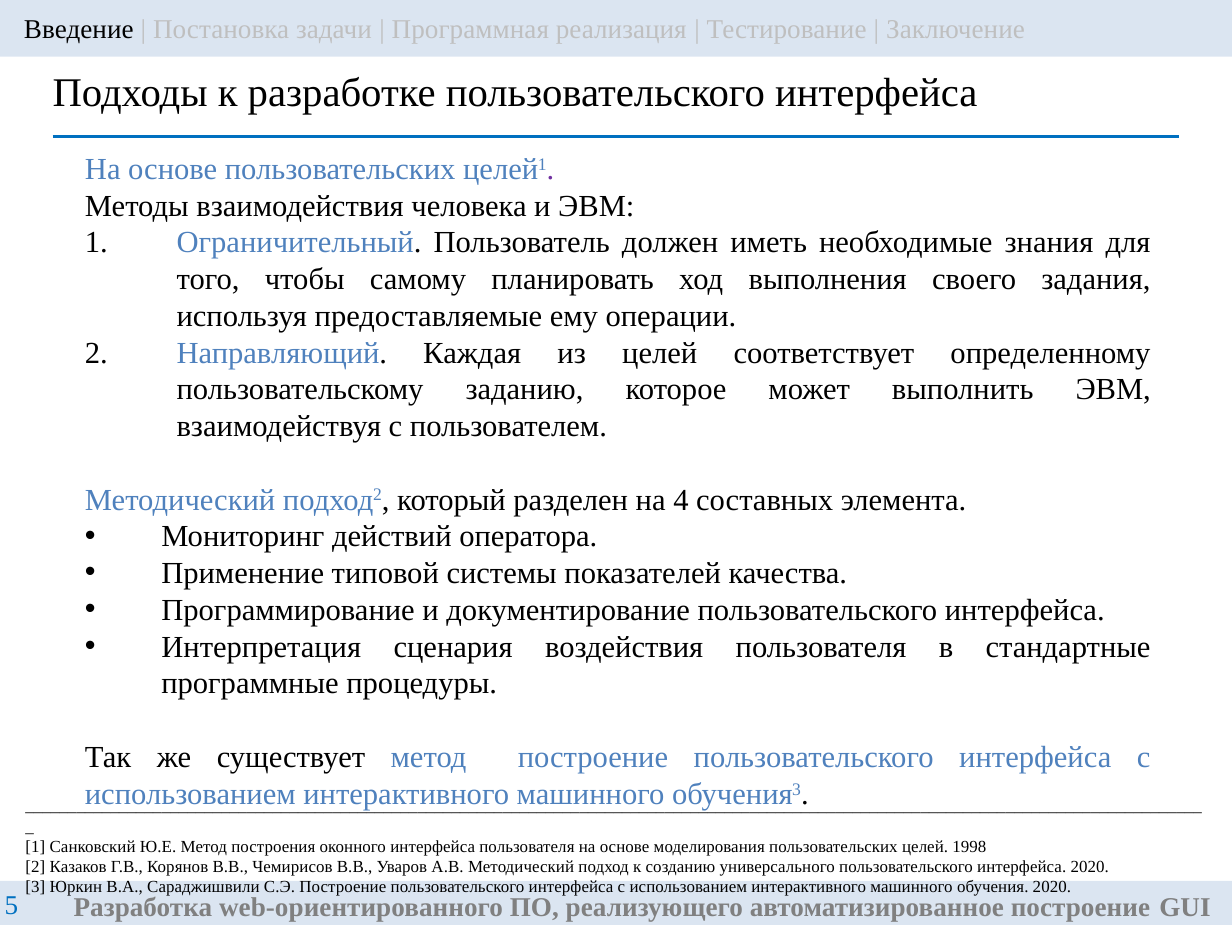
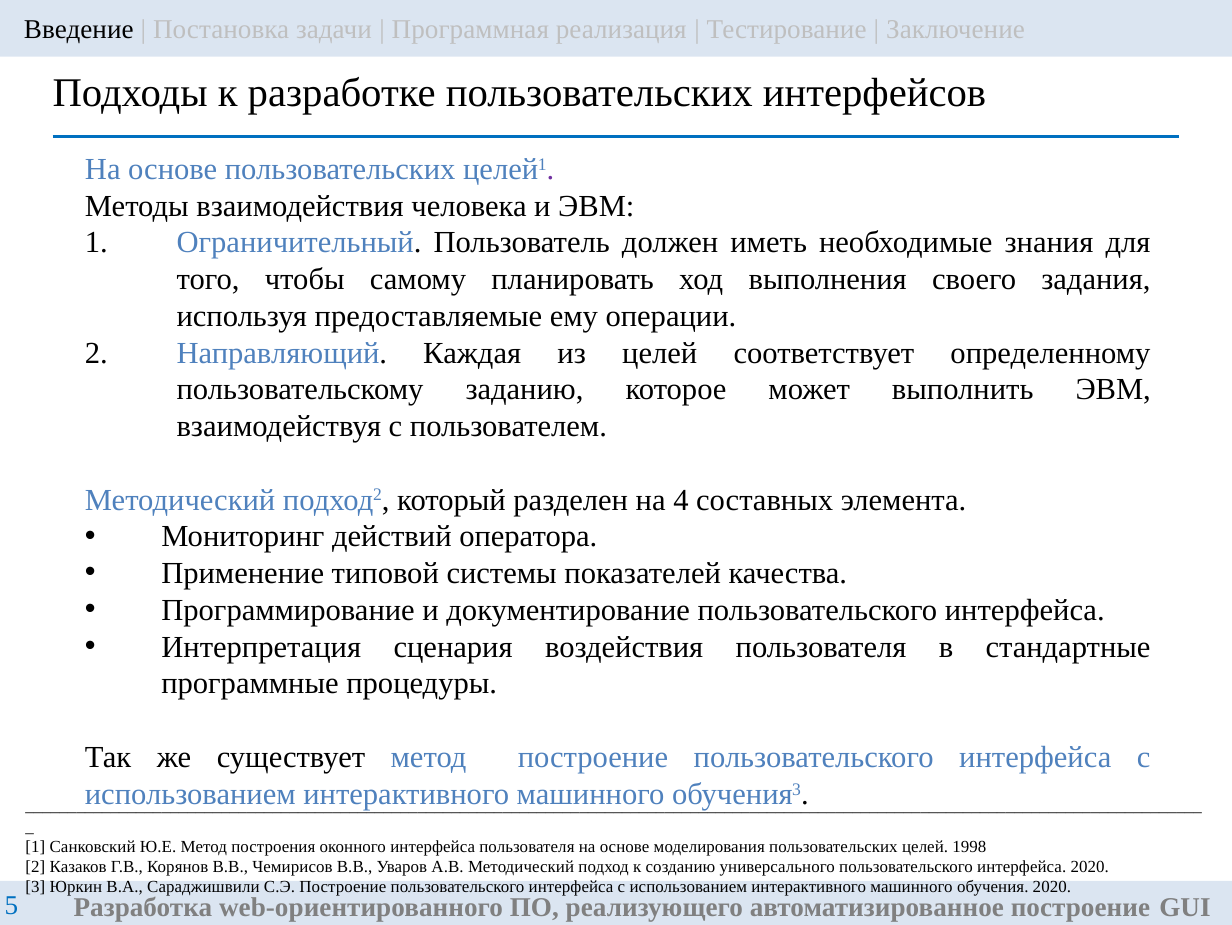
Before and after one commit to ITesserakt/Kodept, a slide deck: slide 5 of 04 - ВКРы/2022-2023 - Разр.библ.функций на языке Python автомат.построения GUI/rndhpc_vkr_pres_gui_2023_83_VasilyanA.pptx. Drawn at 1232x925 pixels with LibreOffice and Linux fonts; fonts in the diff are those of the drawing. Boxes give left, top, right and bottom in pixels: in the first picture for what was removed or moved away, otherwise in the second. Text is boxed around its words. In the diff, an @@ line names an element or a change of style, - is before the commit and + after.

```diff
--- a/04 - ВКРы/2022-2023 - Разр.библ.функций на языке Python автомат.построения GUI/rndhpc_vkr_pres_gui_2023_83_VasilyanA.pptx
+++ b/04 - ВКРы/2022-2023 - Разр.библ.функций на языке Python автомат.построения GUI/rndhpc_vkr_pres_gui_2023_83_VasilyanA.pptx
@@ text at bbox=[53, 77, 986, 115]: text changed @@
-Подходы к разработке пользовательского интерфейса
+Подходы к разработке пользовательских интерфейсов
```
Also in this commit, not shown: 6 other slides changed, 1 slide added, 4 other files.
